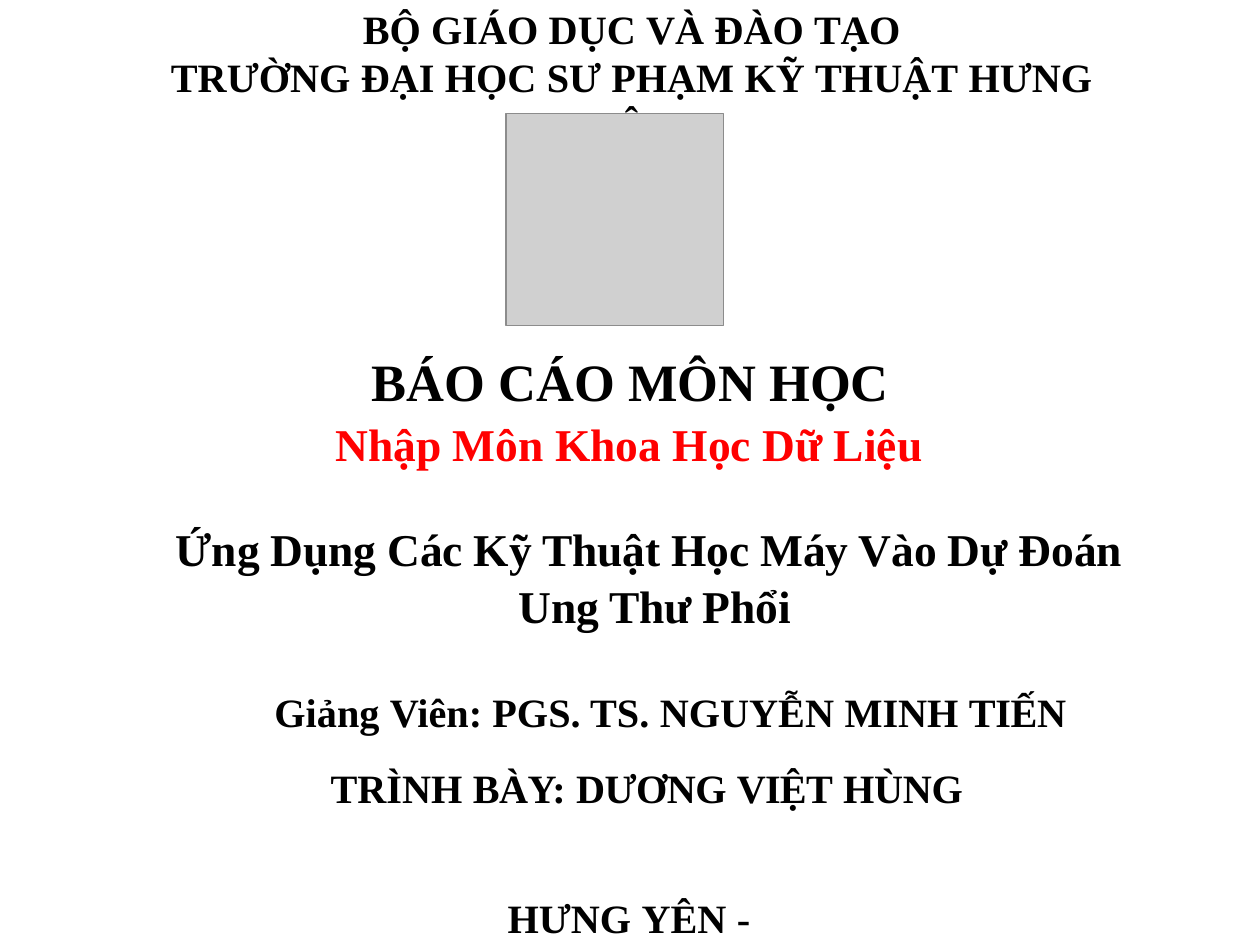
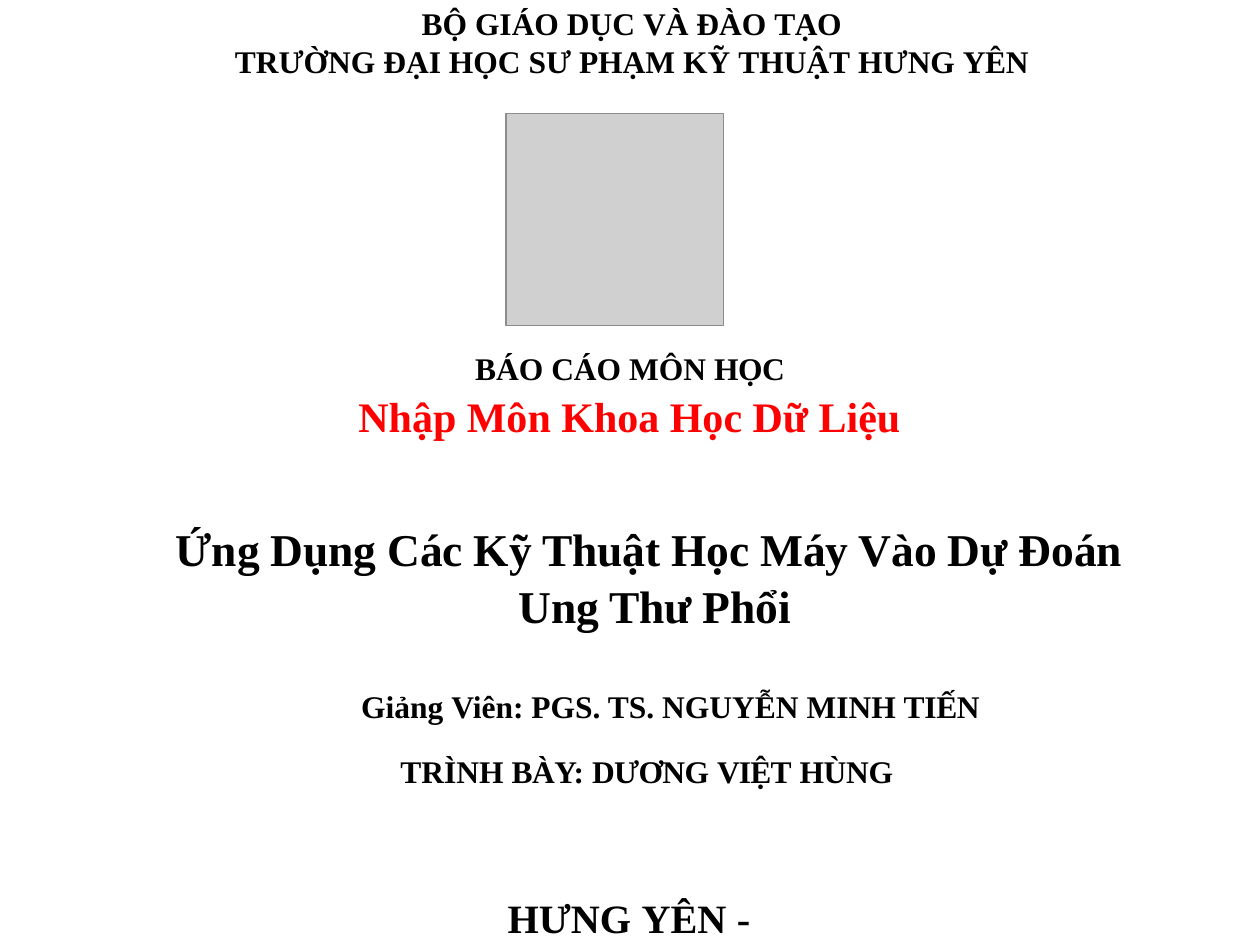
Before and after one commit to VietHung3004/Project_2, a slide deck: slide 1 of cnpm pdf.pptx. Drawn at 1260x945 pixels with LibreOffice and Linux fonts; fonts in the diff are those of the drawing; grey boxes stand for pictures; background and template pictures are left out. Boxes give left, top, right and bottom in pixels: in the first picture for what was removed or moved away, otherwise in the second. Text is boxed around its words. In the diff, an @@ line names an element or a change of style, - is before the commit and + after.

```diff
--- a/cnpm pdf.pptx
+++ b/cnpm pdf.pptx
@@ text "BỘ GIÁO DỤC VÀ ĐÀO ..." at bbox=[235, 11, 1029, 79]: size 23 to 18 pt @@
@@ title "BÁO CÁO MÔN HỌC" at bbox=[358, 355, 901, 441]: size 30 to 18 pt in "BÁO CÁO MÔN HỌC"; size 26 to 24 pt in "Nhập Môn Khoa Học Dữ Liệu" @@
@@ text at bbox=[361, 694, 980, 789]: size 23 to 18 pt in "Giảng Viên: PGS. TS. NGUYỄN MINH TIẾN", "TRÌNH BÀY: DƯƠNG VIỆT HÙNG" @@
```
Also in this commit, not shown: 2 other slides changed, 1 slide added, 3 other files.
